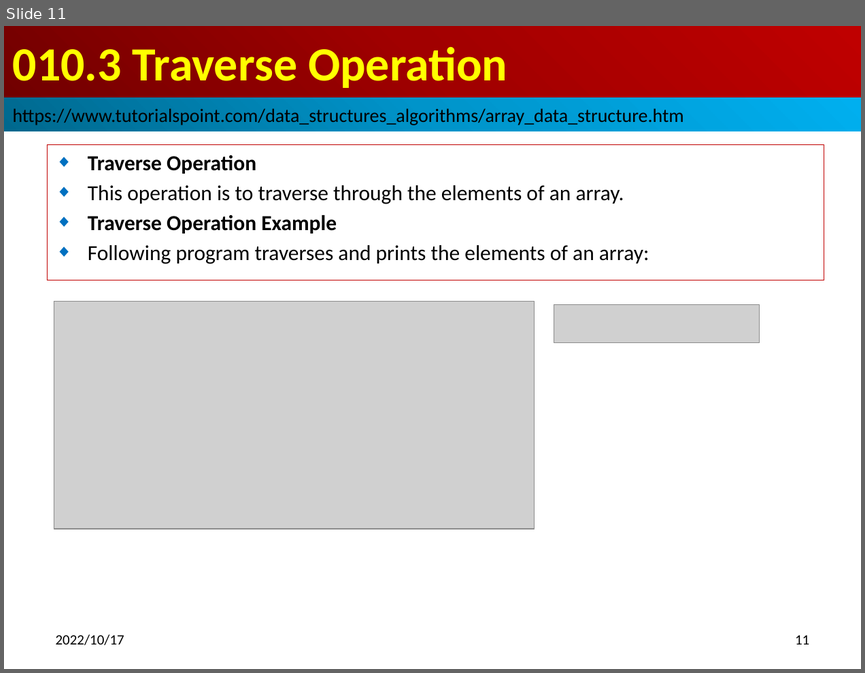
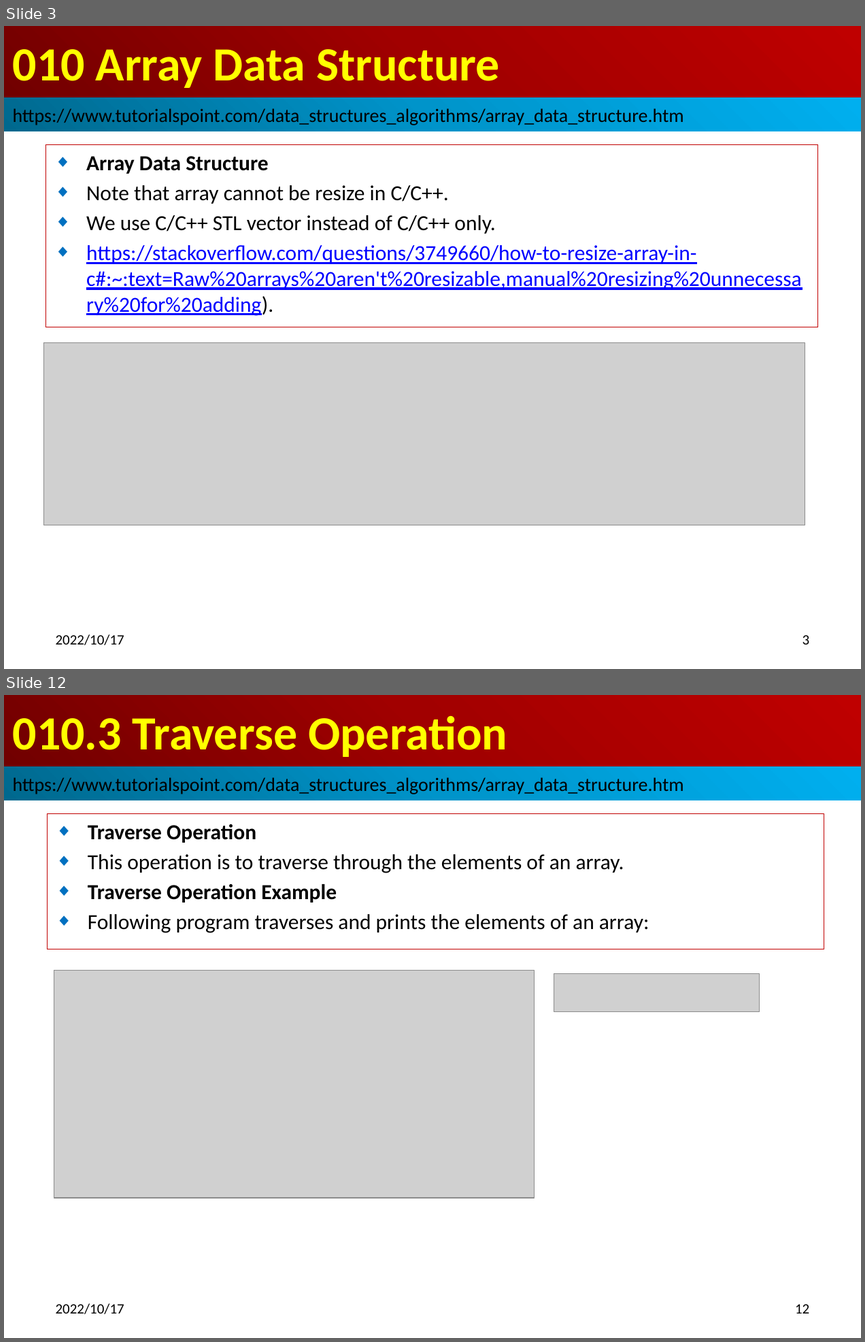
Before and after one commit to peterhchen/012_DataStructure, a slide deck: 010_Array.pptx. Shown one above the other, each under a label of ours: slide 11 before the commit, slides 3 and 12 after it; the slides between them are not shown. The pictures are 865x673 and 865x1342 pixels, drawn with LibreOffice and Linux fonts; fonts in the diff are those of the drawing; grey boxes stand for pictures. Boxes give left, top, right and bottom in pixels: in the first picture for what was removed or moved away, otherwise in the second. Text is boxed around its words. In the diff, an @@ line names an element or a change of style, - is before the commit and + after.

```diff
--- a/010_Array.pptx
+++ b/010_Array.pptx
@@ slide 3 added at [4,26,861,669], background #FFFFFF @@
@@ title added at [4,26,861,98], fill gradient #720000 to #A20000 to #C00000, 40 pt, text #FFFF00, bold @@
+010 Array Data Structure
@@ rectangle added at [4,98,861,131], fill gradient #00688E to #0094CA to #00B0F0, 16 pt, text #000000 @@
+https://www.tutorialspoint.com/data_structures_algorithms/array_data_structure.htm
@@ subtitle added at [46,145,818,328], outline #C00000 0.75 pt, 18 pt, text #0000FF, underline @@
+◆ Array Data Structure
+◆ Note that array cannot be resize in C/C++.
+◆ We use C/C++ STL vector instead of C/C++ only.
+◆ https://stackoverflow.com/questions/3749660/how-to-resize-array-in-c#:~:text=Raw%20arrays%20aren't%20resizable,manual%20resizing%20unnecessary%20for%20adding).
@@ picture added at [43,343,804,526] @@
@@ text added at [56,634,124,645], 12 pt, text #000000 @@
+2022/10/17
@@ page number added at [802,635,810,644], 12 pt, text #000000 @@
+3
@@ what was slide 11 is now slide 12 @@
@@ page number at [795,1304,809,1313]: text changed @@
-11
+12
```
Also in this commit, not shown: 11 slides changed, 3 other files.
